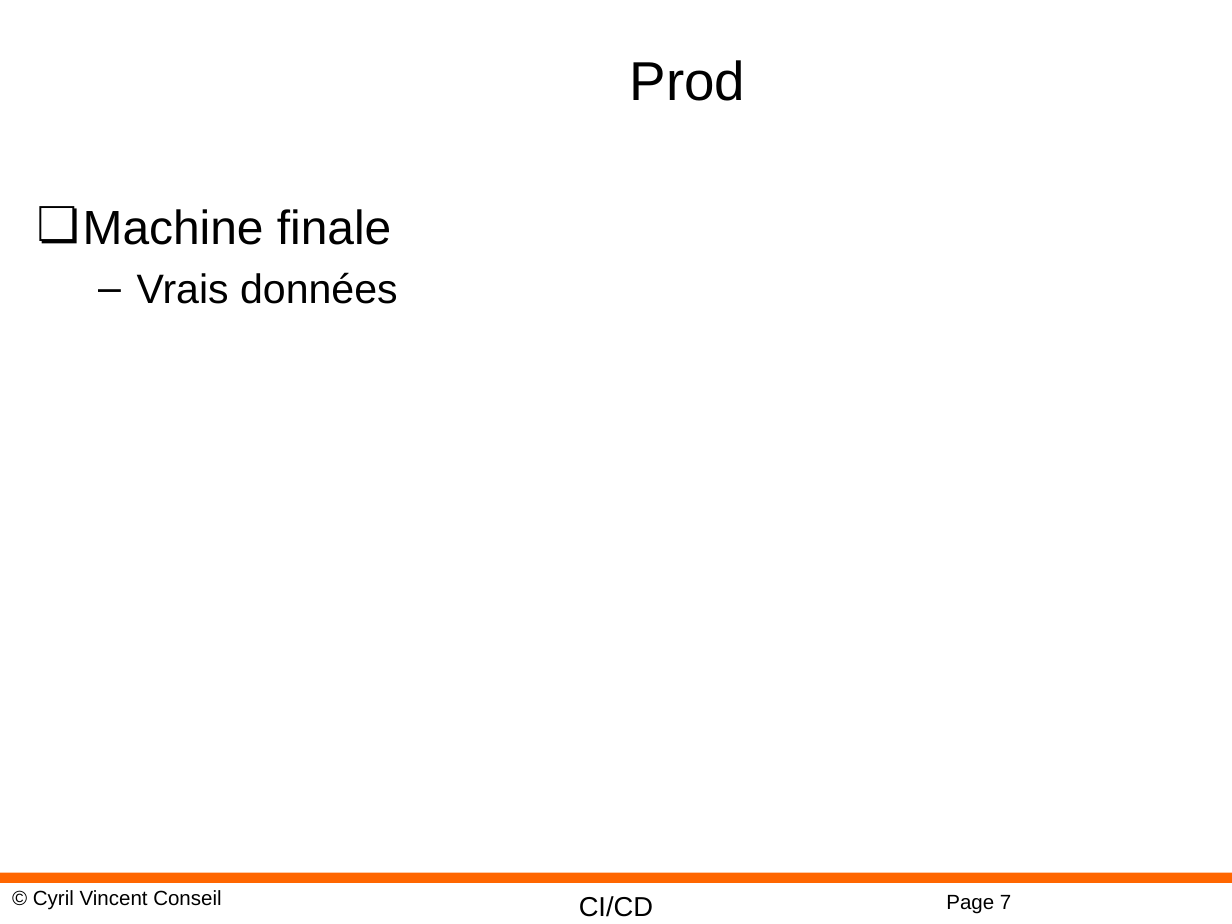
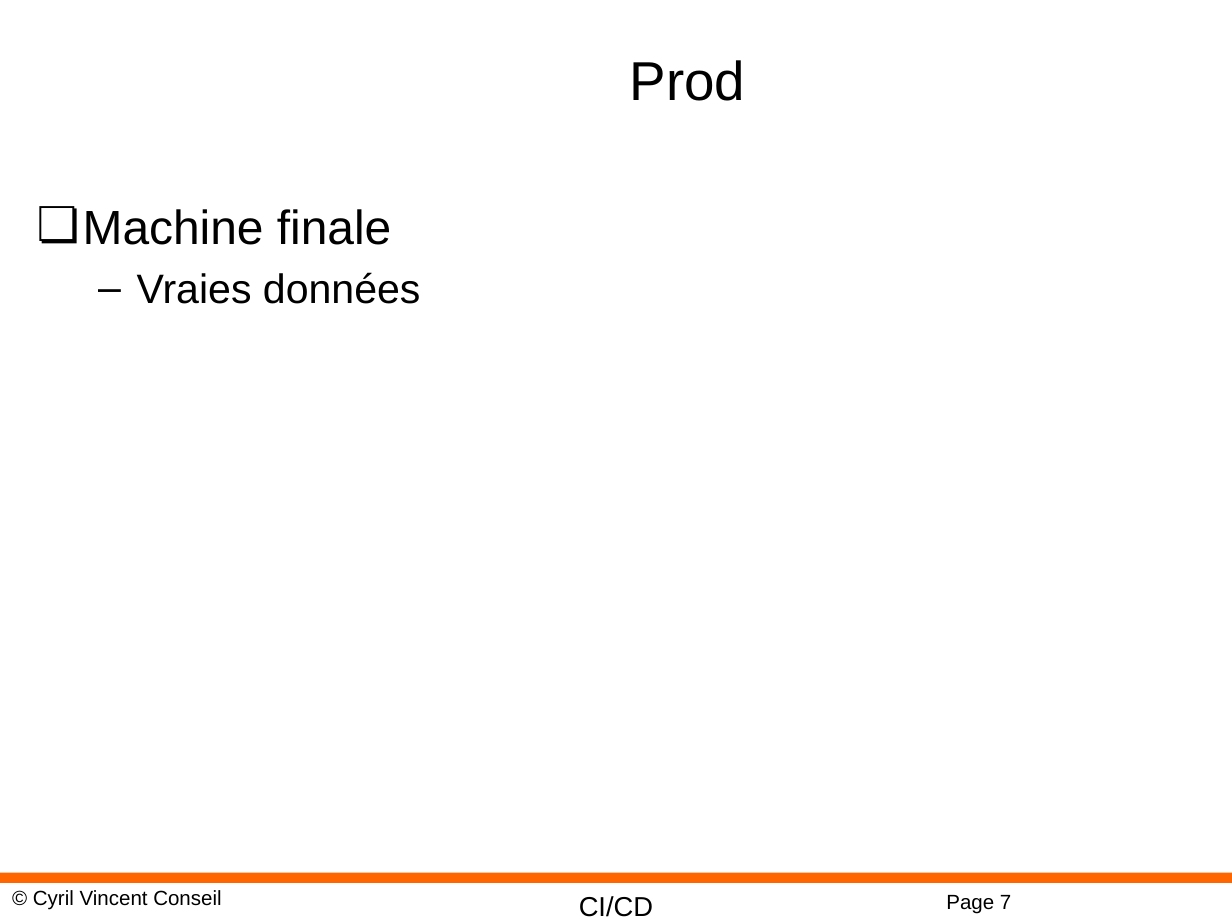
Before and after one commit to cyrilvincent/cicd, a slide deck: slide 7 of ppt/CICD13-Env.pptx. Drawn at 1232x924 pixels with LibreOffice and Linux fonts; fonts in the diff are those of the drawing; background and template pictures are left out. Boxes give left, top, right and bottom in pixels: in the first picture for what was removed or moved away, otherwise in the second. Text is boxed around its words. In the diff, an @@ line names an element or a change of style, - is before the commit and + after.

```diff
--- a/ppt/CICD13-Env.pptx
+++ b/ppt/CICD13-Env.pptx
@@ text at <box>137,272,421,304</box>: text changed @@
-  – Vrais données
+  – Vraies données
```
Also in this commit, not shown: 1 other slide changed, 2 slides added, 12 other files.
